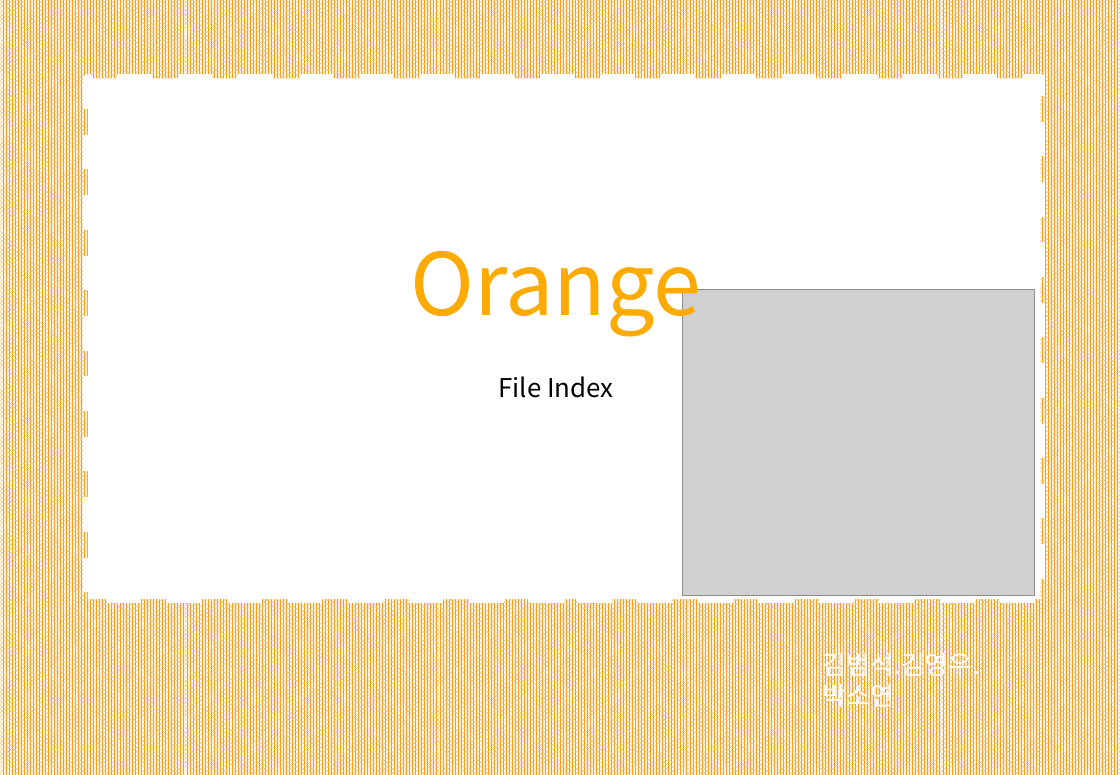
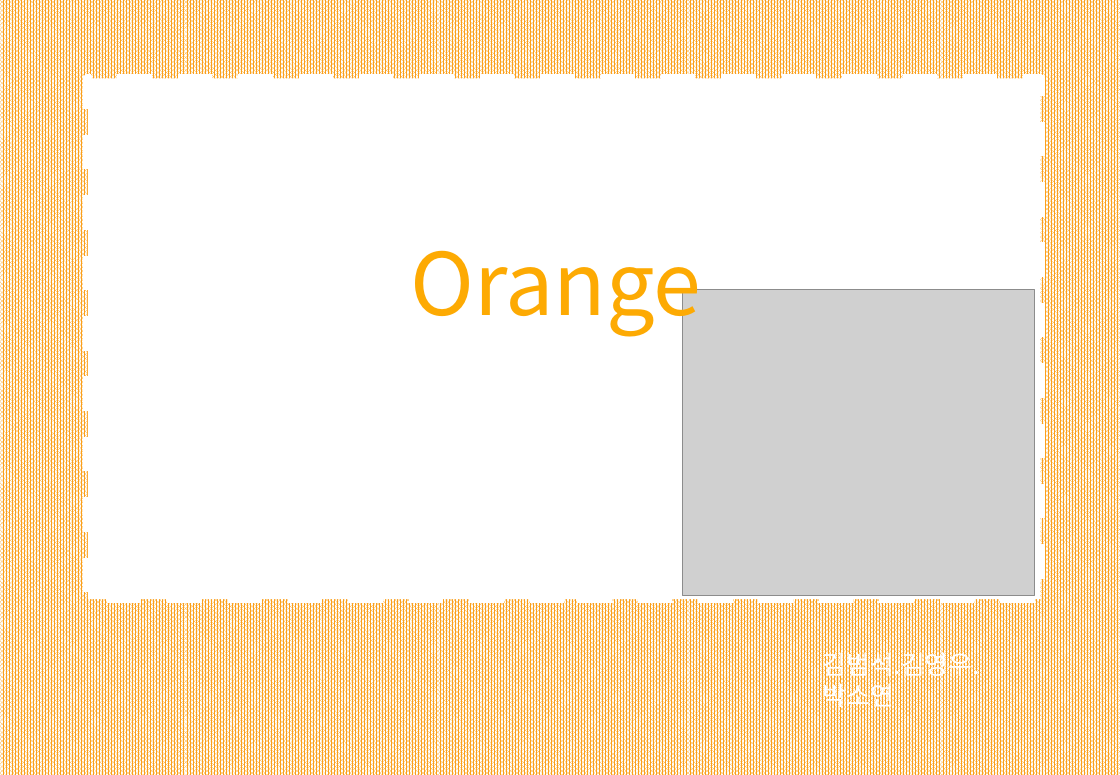
Before and after one commit to clover3/orange, a slide deck: slide 1 of Document/orange_progress.pptx. Drawn at 1120x775 pixels with LibreOffice and Linux fonts; fonts in the diff are those of the drawing; grey boxes stand for pictures. Boxes give left, top, right and bottom in pixels: in the first picture for what was removed or moved away, otherwise in the second. Text is boxed around its words. In the diff, an @@ line names an element or a change of style, - is before the commit and + after.

```diff
--- a/Document/orange_progress.pptx
+++ b/Document/orange_progress.pptx
@@ text removed at (499,376,613,398) @@
-File Index
```
Also in this commit, not shown: 6 other slides changed, 11 slides added, 3 slides removed.
